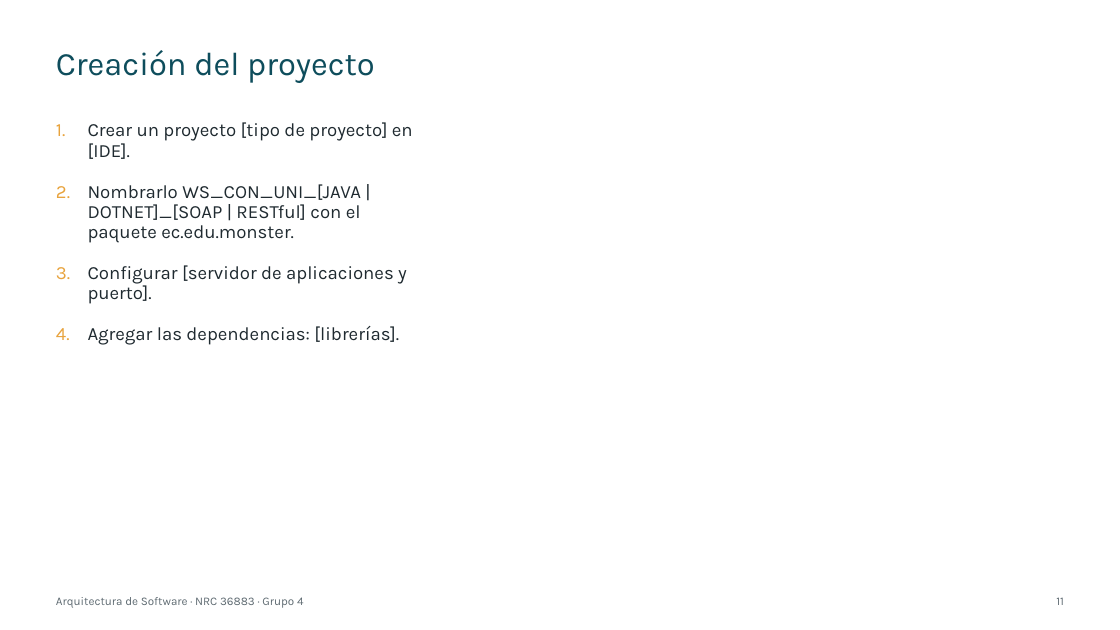
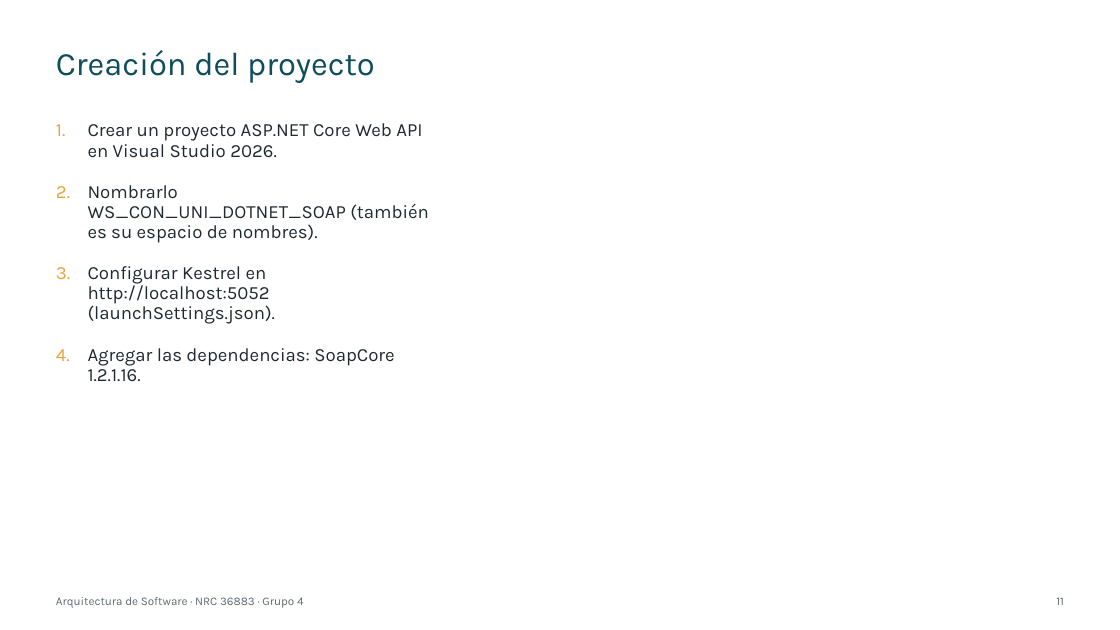
Before and after one commit to IMarcusDev/TI.1.2.-PAO202651_SOAP_DOTNET_SINBDD_NRC_36883_GR04, a slide deck: slide 11 of 05. DOCUMENTACION/PRESENTACION TI.1.2. SOAP sin BDD en DOTNET GR4.pptx. Drawn at 1120x630 pixels with LibreOffice and Linux fonts; fonts in the diff are those of the drawing. Boxes give left, top, right and bottom in pixels: in the first picture for what was removed or moved away, otherwise in the second. Text is boxed around its words. In the diff, an @@ line names an element or a change of style, - is before the commit and + after.

```diff
--- a/05. DOCUMENTACION/PRESENTACION TI.1.2. SOAP sin BDD en DOTNET GR4.pptx
+++ b/05. DOCUMENTACION/PRESENTACION TI.1.2. SOAP sin BDD en DOTNET GR4.pptx
@@ text at box(88, 123, 429, 381): text changed @@
-1. Crear un proyecto [tipo de proyecto] en [IDE].
-2. Nombrarlo WS_CON_UNI_[JAVA | DOTNET]_[SOAP | RESTful] con el paquete ec.edu.monster.
-3. Configurar [servidor de aplicaciones y puerto].
-4. Agregar las dependencias: [librerías].
+1. Crear un proyecto ASP.NET Core Web API en Visual Studio 2026.
+2. Nombrarlo WS_CON_UNI_DOTNET_SOAP (también es su espacio de nombres).
+3. Configurar Kestrel en http://localhost:5052 (launchSettings.json).
+4. Agregar las dependencias: SoapCore 1.2.1.16.
```
Also in this commit, not shown: 27 other slides changed.
